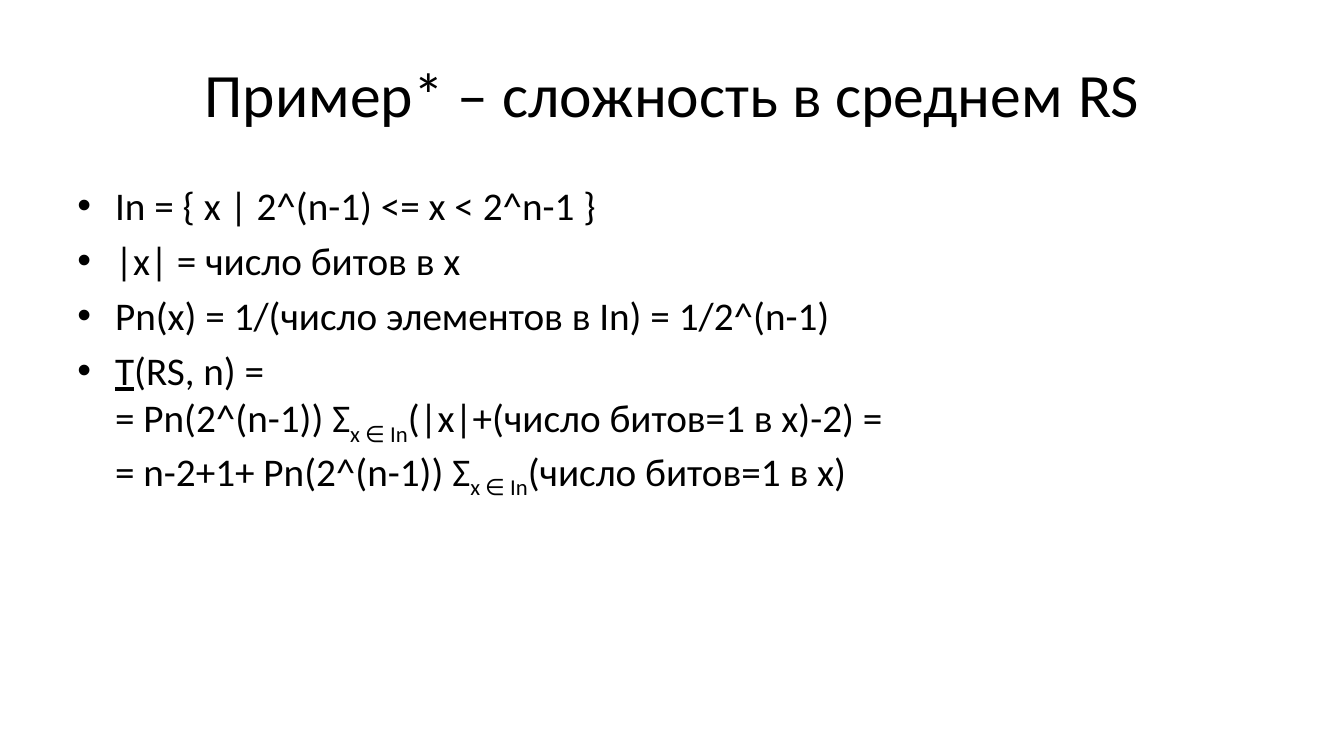
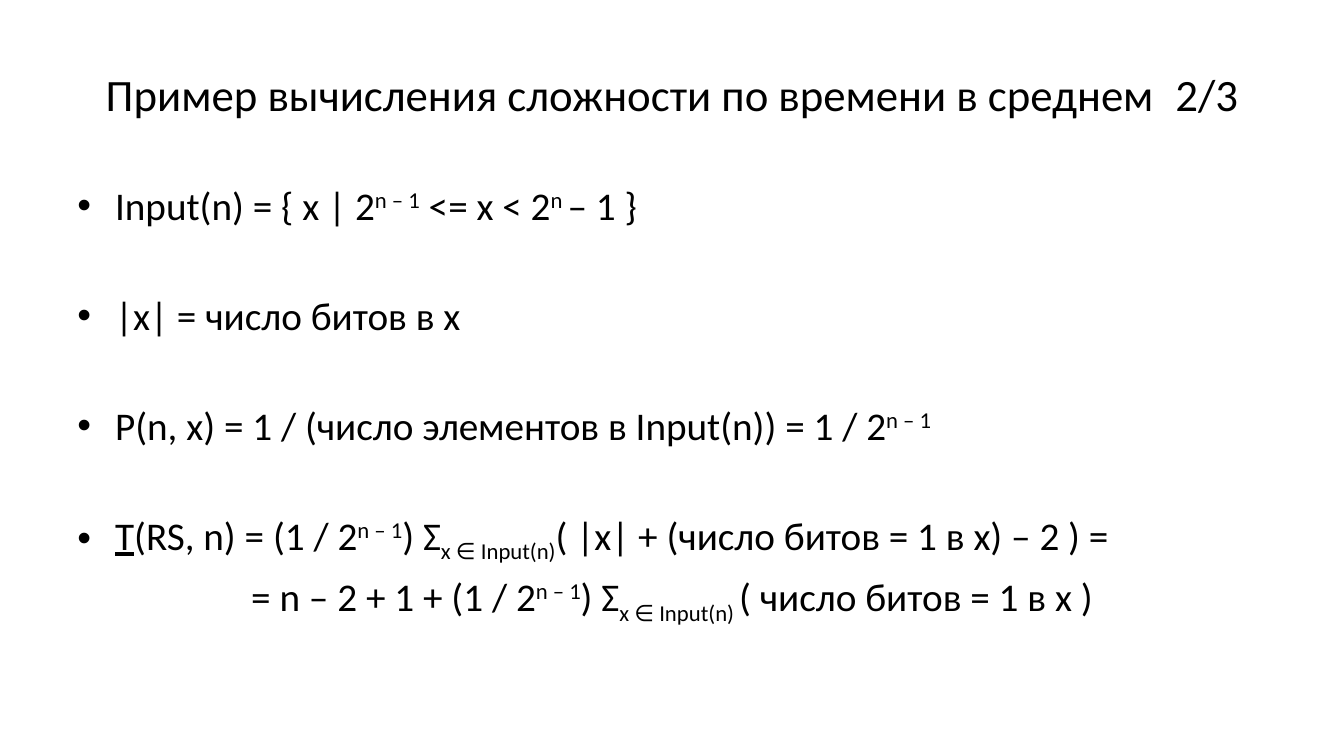
Before and after one commit to Evgueni-Petrov-aka-espetrov/Algorithms-and-Programming-in-C-pptx, a slide deck: slide 13 of 22 Оценка сложности вычислительных алгоритмов.pptx. Drawn at 1344x756 pixels with LibreOffice and Linux fonts; fonts in the diff are those of the drawing. Boxes give left, top, right and bottom in pixels: in the first picture for what was removed or moved away, otherwise in the second. Text is boxed around its words. In the diff, an @@ line names an element or a change of style, - is before the commit and + after.

Commit message:
более последовательное изложение; дерево трасс исполнения в примере про min+max

```diff
--- a/22 Оценка сложности вычислительных алгоритмов.pptx
+++ b/22 Оценка сложности вычислительных алгоритмов.pptx
@@ title at box(106, 80, 1238, 119): text changed; size 44 to 32 pt @@
-Пример* – сложность в среднем RS
+Пример вычисления сложности по времени в среднем 2/3
@@ text at box(115, 191, 616, 227): text changed @@
-• In = { x | 2^(n-1) <= x < 2^n-1 }
+• Input(n) = { x | 2n – 1 <= x < 2n – 1 }
@@ text at box(115, 411, 1072, 625): text changed @@
-• Pn(x) = 1/(число элементов в In) = 1/2^(n-1)
-• T(RS, n) =
-  = Pn(2^(n-1)) Σx ∈ In(|x|+(число битов=1 в х)-2) =
-  = n-2+1+ Pn(2^(n-1)) Σx ∈ In(число битов=1 в х)
+• P(n, x) = 1 / (число элементов в Input(n)) = 1 / 2n – 1
+• T(RS, n) = (1 / 2n – 1) Σx ∈ Input(n)( |x| + (число битов = 1 в х) – 2 ) =
+= n – 2 + 1 + (1 / 2n – 1) Σx ∈ Input(n) ( число битов = 1 в х )
```
Also in this commit, not shown: 20 other slides changed, 3 slides added, 1 slide removed.
